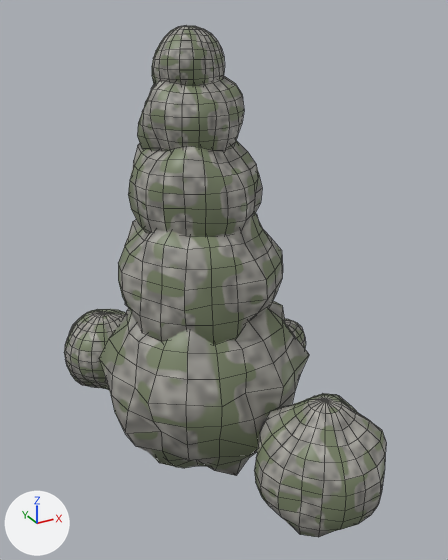
One commit to the Blender file models/Zones/02_River/RiverStones/RiverStones.blend: the scene before it, then after it.
Camera for both pictures: a camera (50 mm lens) standing at (-2.53, -4.47, 2.06) and looking at (-0.09, -0.03, -0.16). Arrows for +X, +Y and +Z are at lower left; the lights stay in place. The first picture is the older version. Mesh edges are drawn as thin lines.

Objects in the first picture: 'RiverStones'.
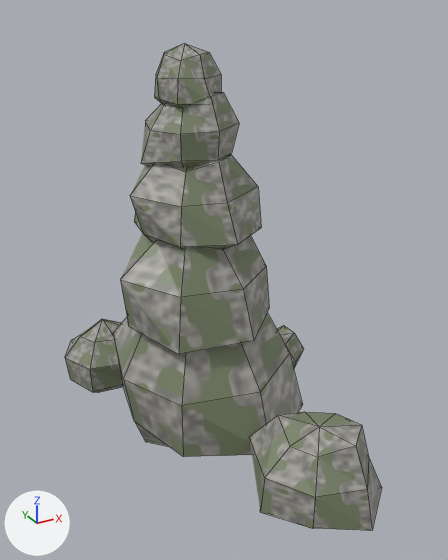
Changed parts and their boxes [x1, y1, x2, y2] in the pictures (448 x 560 px):
'RiverStones', reshaped: before [64, 25, 386, 537]; after [65, 43, 382, 531]
part 1 of me_riverstones, rebuilt (9% narrower, 17% shorter): before [99, 301, 309, 475]; after [113, 313, 303, 457]
part 2 of me_riverstones, rebuilt (17% shorter): before [254, 393, 386, 537]; after [249, 412, 382, 531]
part 3 of me_riverstones, rebuilt (10% narrower, 9% shorter): before [118, 211, 283, 344]; after [121, 233, 269, 354]
part 4 of me_riverstones, rebuilt: before [284, 318, 306, 348]; after [276, 325, 304, 368]
part 5 of me_riverstones, rebuilt: before [128, 141, 262, 237]; after [130, 154, 261, 249]
part 6 of me_riverstones, rebuilt: before [137, 76, 244, 152]; after [141, 92, 239, 168]
part 7 of me_riverstones, rebuilt: before [152, 25, 225, 85]; after [154, 43, 221, 108]
part 8 of me_riverstones, rebuilt (9% shorter): before [64, 309, 125, 390]; after [65, 319, 123, 393]

The change, as a list of edits to the scene's bpy script:
```text
Change me_riverstones:
    used by ob_riverstones; location = (0.0, 0.0, 0.0)
    remove me_riverstones.from_pydata(...)  # 2096 vertices, 2240 faces; spans x -1.25..1.25, y -1.84..1.84, z -1.93..1.93
    add me_riverstones.from_pydata(...)  # 240 vertices, 280 faces; spans x -1.23..1.23, y -1.82..1.82, z -1.8..1.8
    me_riverstones part 1: the loose piece of 262 vertices spanning x -1.2..0.6, y -1.0..0.98, z -1.93..-0.13 is rebuilt with 30 vertices and now spans x -1.06..0.6, y -0.87..0.9, z -1.68..-0.21
    me_riverstones part 2: the loose piece of 262 vertices spanning x -0.47..0.68, y -1.84..-0.77, z -1.93..-0.73 is rebuilt with 30 vertices and now spans x -0.42..0.65, y -1.82..-0.71, z -1.79..-1.0
    me_riverstones part 3: the loose piece of 262 vertices spanning x -1.01..0.43, y -0.69..0.75, z -0.81..0.64 is rebuilt with 30 vertices and now spans x -1.0..0.31, y -0.61..0.77, z -0.63..0.54
    me_riverstones part 4: the loose piece of 262 vertices spanning x 0.56..1.25, y 0.25..0.94, z -1.8..-1.1 is rebuilt with 30 vertices and now spans x 0.56..1.23, y 0.3..1.02, z -1.8..-1.29
    me_riverstones part 5: the loose piece of 262 vertices spanning x -0.83..0.31, y -0.46..0.63, z 0.04..1.22 is rebuilt with 30 vertices and now spans x -0.85..0.26, y -0.39..0.7, z 0.18..0.99
    me_riverstones part 6: the loose piece of 262 vertices spanning x -0.71..0.12, y -0.28..0.57, z 0.79..1.64 is rebuilt with 30 vertices and now spans x -0.73..0.08, y -0.16..0.61, z 0.82..1.44
    me_riverstones part 7: the loose piece of 262 vertices spanning x -0.58..0.02, y -0.11..0.5, z 1.32..1.93 is rebuilt with 30 vertices and now spans x -0.54..-0.03, y -0.07..0.55, z 1.31..1.8
    me_riverstones part 8: the loose piece of 262 vertices spanning x -1.25..-0.35, y 0.94..1.84, z -1.84..-0.94 is rebuilt with 30 vertices and now spans x -1.23..-0.36, y 1.0..1.82, z -1.8..-1.04
    me_riverstones part 9: the surface is now shaded flat
```
